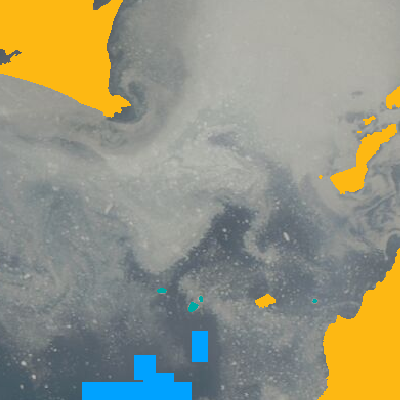
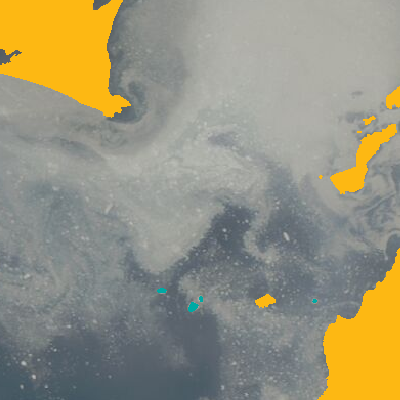
Layers edited between the first and the second 400×400 image:
painted on "water samples" over [82, 331, 208, 400]
